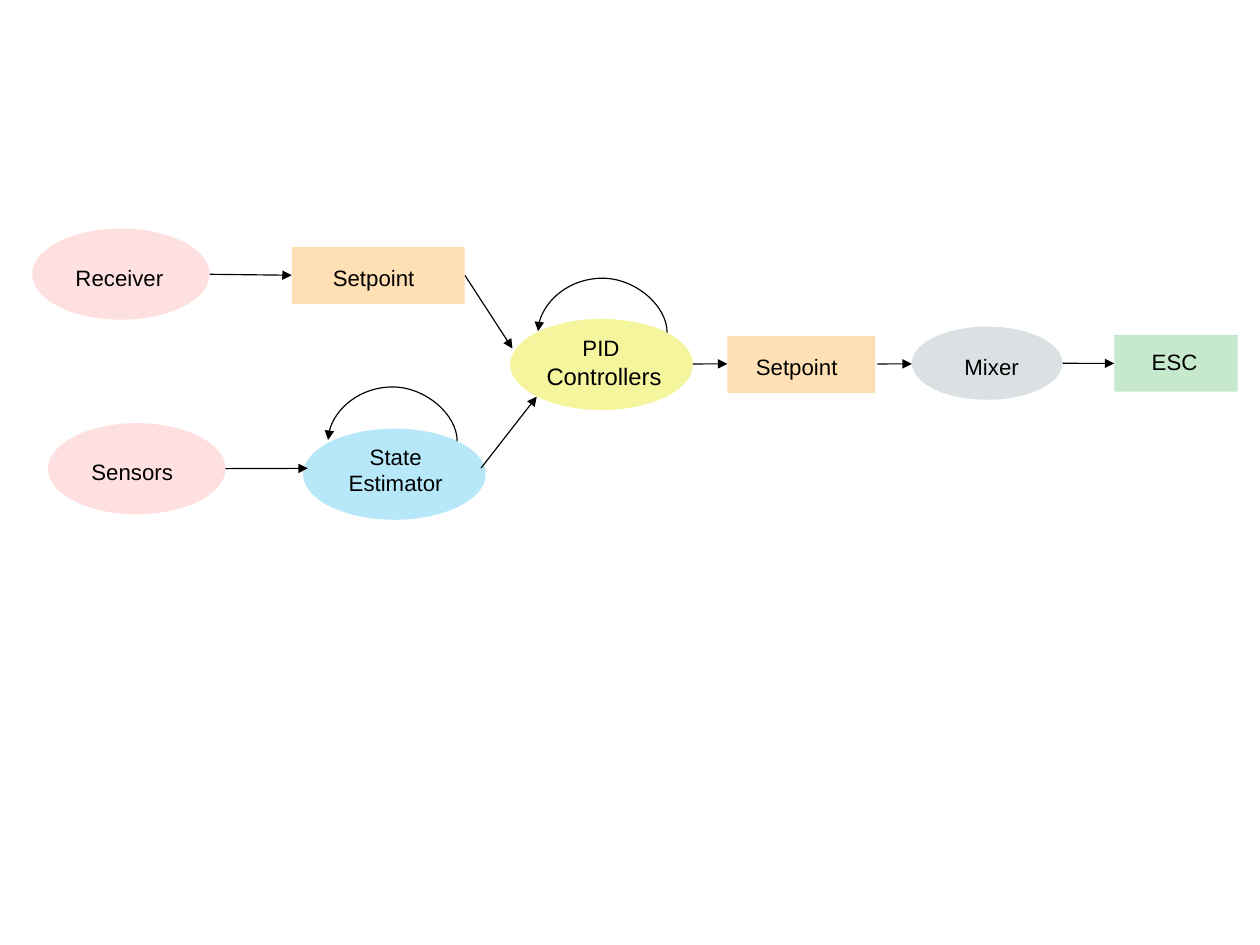
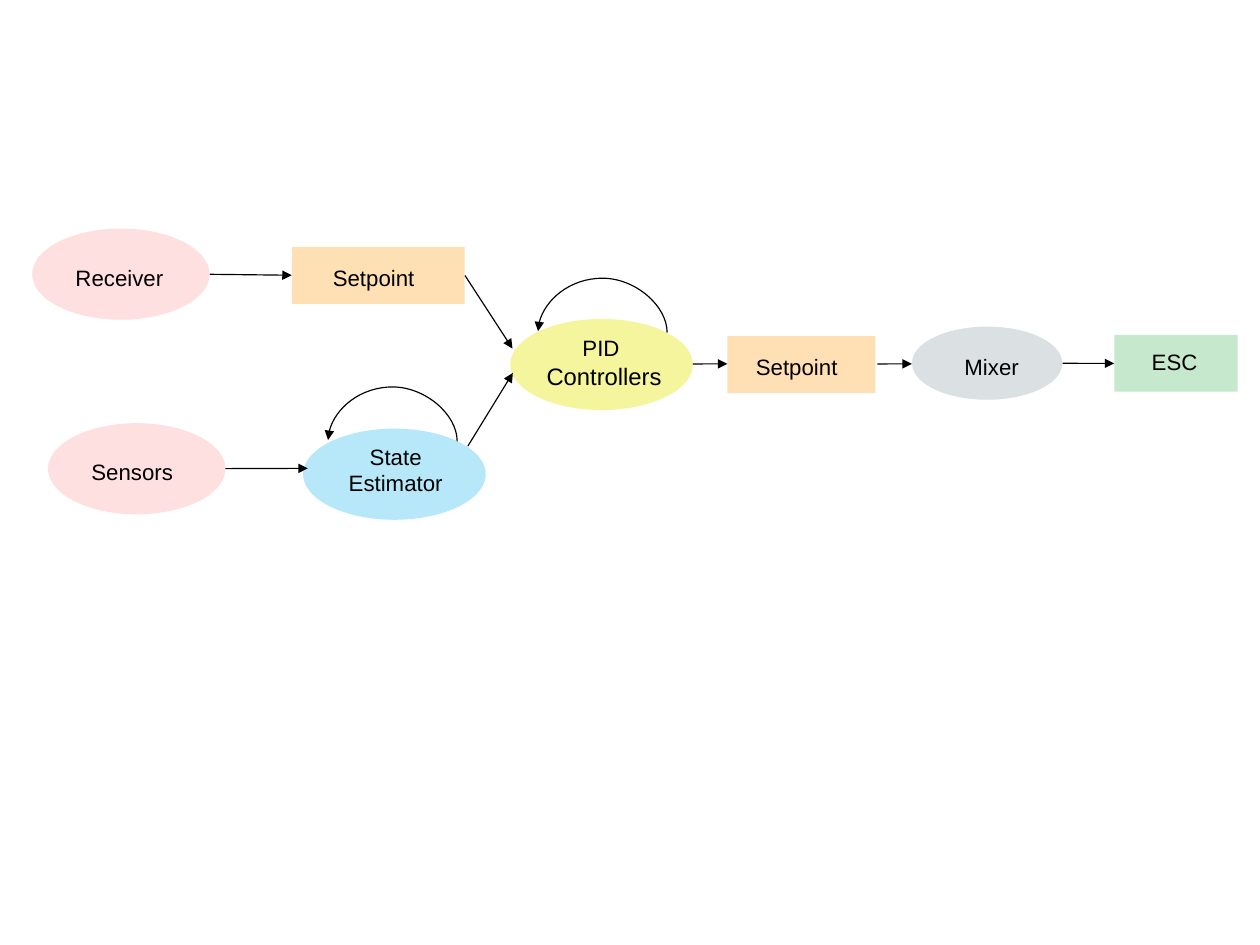
Before and after one commit to simondlevy/Hackflight, a slide deck: slide 1 of media/dataflow.odp. Drawn at 1260x945 pixels with LibreOffice and Linux fonts; fonts in the diff are those of the drawing. Boxes give left, top, right and bottom in pixels: in the first picture for what was removed or moved away, otherwise in the second. Text is boxed around its words. In the diff, an @@ line names an element or a change of style, - is before the commit and + after.

```diff
--- a/media/dataflow.odp
+++ b/media/dataflow.odp
@@ freeform shape at (468, 370, 513, 450): rotation 0 to 4 degrees; outline redrawn @@
```
Also in this commit, not shown: 3 other files.
